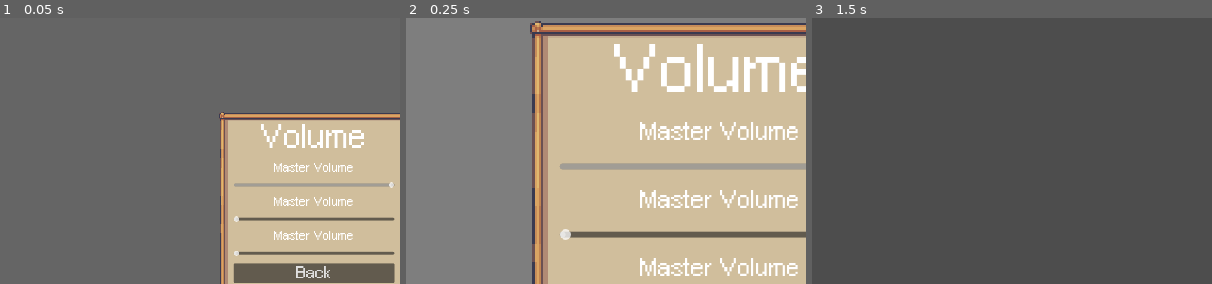
Above: before the commit, frames 1-3 (left to right).
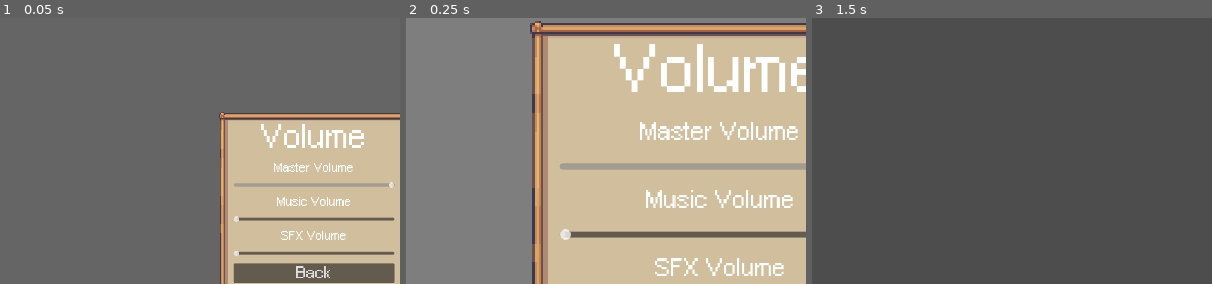
Above: after the commit, the same moments.

Repository: LimZiJia/SurviveTheSemester
Game: Godot game, scene res://scenes/ui/volume_menu.tscn
The game is run twice, just before and just after one commit, with the same random seed, the same clock (stepped at 60 frames per second) and the same inputs. This scene is started directly instead of the project's main scene. Sound files missing from this copy of the repository are replaced by a short silence.
Inputs (mouse positions are % of the whole screen's width and height, from its top left):
- Up to frame 1 (0.05 s): no input
- Up to frame 2 (0.25 s): no input
- Up to frame 3 (1.5 s): tap Enter at 0.5 s; move the mouse to (72, 45) at 0.52 s; hold D (move_right) 0.53-1.25 s; tap Shift (dash) at 0.6 s; click (72, 45) at 0.67 s; click "Back" at 1.25 s
The pictures show only the part of the screen within x 11-61%, y 15-65%; the shares and areas given below are measured in that part.

The runs differ from the first frame. In frame 1, 0.7% of the frame differs, in the area x 68-89%, y 67-84%; in frame 2, 2.5%, in the area x 58-98%, y 64-97%; in frame 3, nothing differs.

Commit message:
Renamed labels

Diff:
--- a/scenes/ui/volume_menu.tscn
+++ b/scenes/ui/volume_menu.tscn
@@ -186,7 +186,7 @@
 [node name="Label" type="Label" parent="CenterContainer/PanelContainer/MarginContainer/VBoxContainer/MusicVolumeContainer"]
 layout_mode = 2
 theme_override_font_sizes/font_size = 24
-text = "Master Volume"
+text = "Music Volume"
 horizontal_alignment = 1
 
 [node name="MusicVolumeSlider" type="HSlider" parent="CenterContainer/PanelContainer/MarginContainer/VBoxContainer/MusicVolumeContainer"]
@@ -202,7 +202,7 @@
 [node name="Label" type="Label" parent="CenterContainer/PanelContainer/MarginContainer/VBoxContainer/SFXVolumeContainer"]
 layout_mode = 2
 theme_override_font_sizes/font_size = 24
-text = "Master Volume"
+text = "SFX Volume"
 horizontal_alignment = 1
 
 [node name="SFXVolumeSlider" type="HSlider" parent="CenterContainer/PanelContainer/MarginContainer/VBoxContainer/SFXVolumeContainer"]
